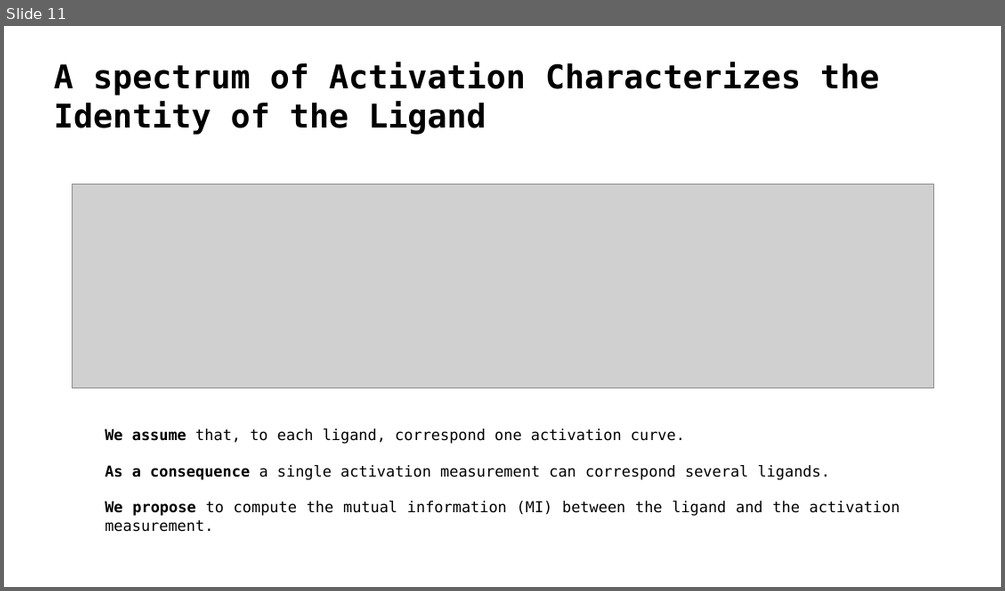
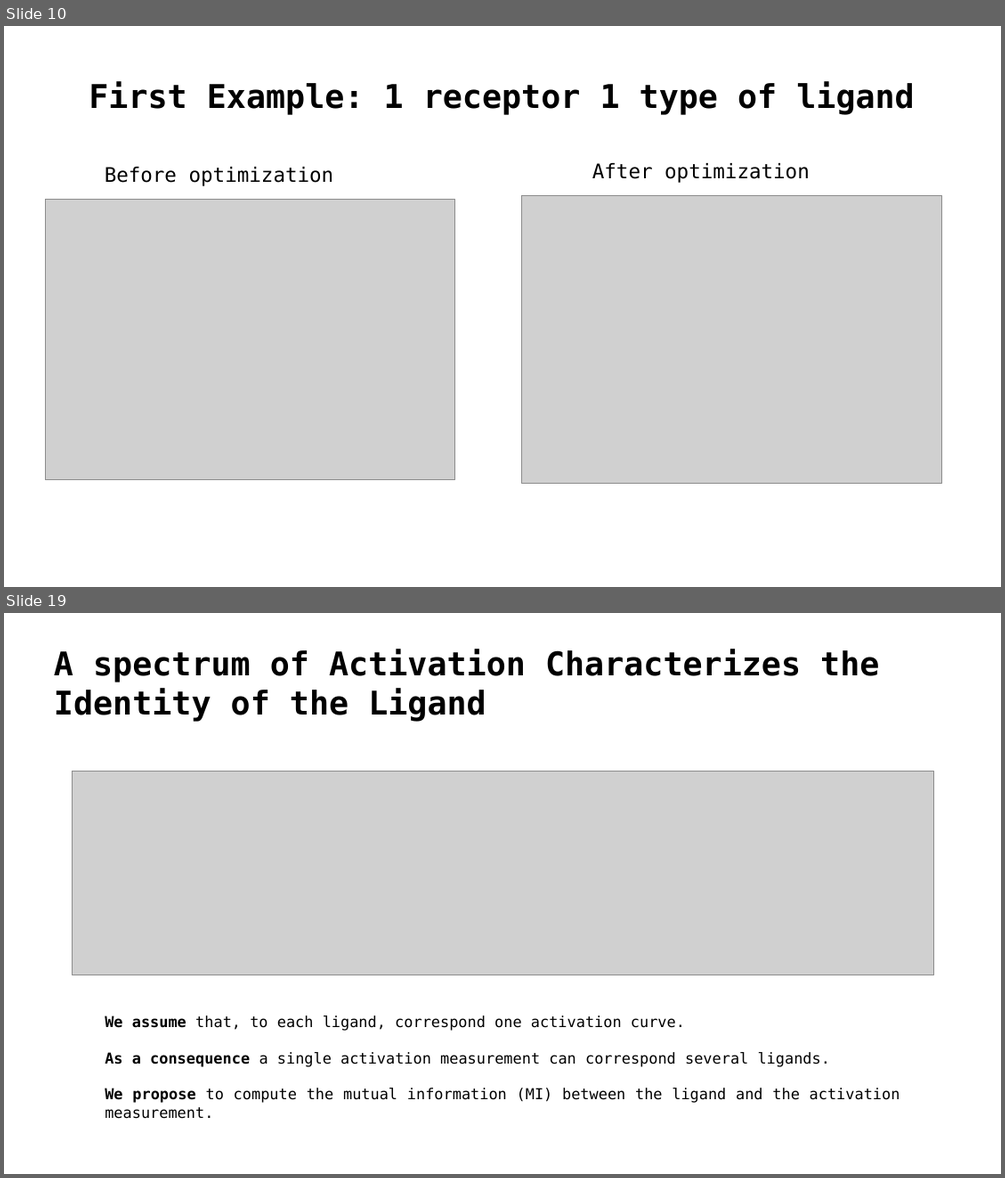
Before and after one commit to HugoLeRoy94/octopus_smelling, a slide deck: presentation/meeting_w_exp_team.odp. Shown one above the other, each under a label of ours: slide 11 before the commit, slides 10 and 19 after it; the slides between them are not shown. The pictures are 1005x591 and 1005x1178 pixels, drawn with LibreOffice and Linux fonts; fonts in the diff are those of the drawing; grey boxes stand for pictures; background and template pictures are left out. Boxes give left, top, right and bottom in pixels: in the first picture for what was removed or moved away, otherwise in the second. Text is boxed around its words. In the diff, an @@ line names an element or a change of style, - is before the commit and + after.

Commit message:
diplicate optimization, to make a binary version of it

```diff
--- a/presentation/meeting_w_exp_team.odp
+++ b/presentation/meeting_w_exp_team.odp
@@ slide 10 added at (4, 26, 1001, 587), background #FFFFFF @@
@@ title added at (89, 81, 914, 115), 26 pt, text #000000, bold @@
+First Example: 1 receptor 1 type of ligand
@@ text added at (105, 167, 334, 186), 16 pt, text #000000 @@
+Before optimization
@@ text added at (592, 163, 809, 183), 16 pt, text #000000 @@
+After optimization
@@ picture added at (46, 200, 455, 480) @@
@@ picture added at (522, 196, 942, 483) @@
@@ what was slide 11 is now slide 19 @@
```
Also in this commit, not shown: 10 slides changed, 8 other slides added, 1 slide removed, 4 other files.
